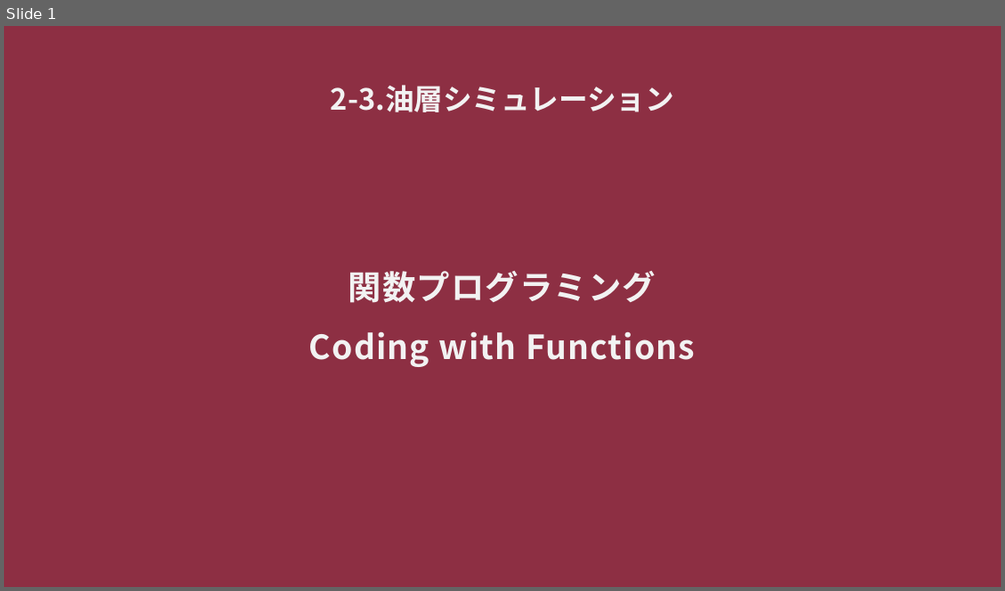
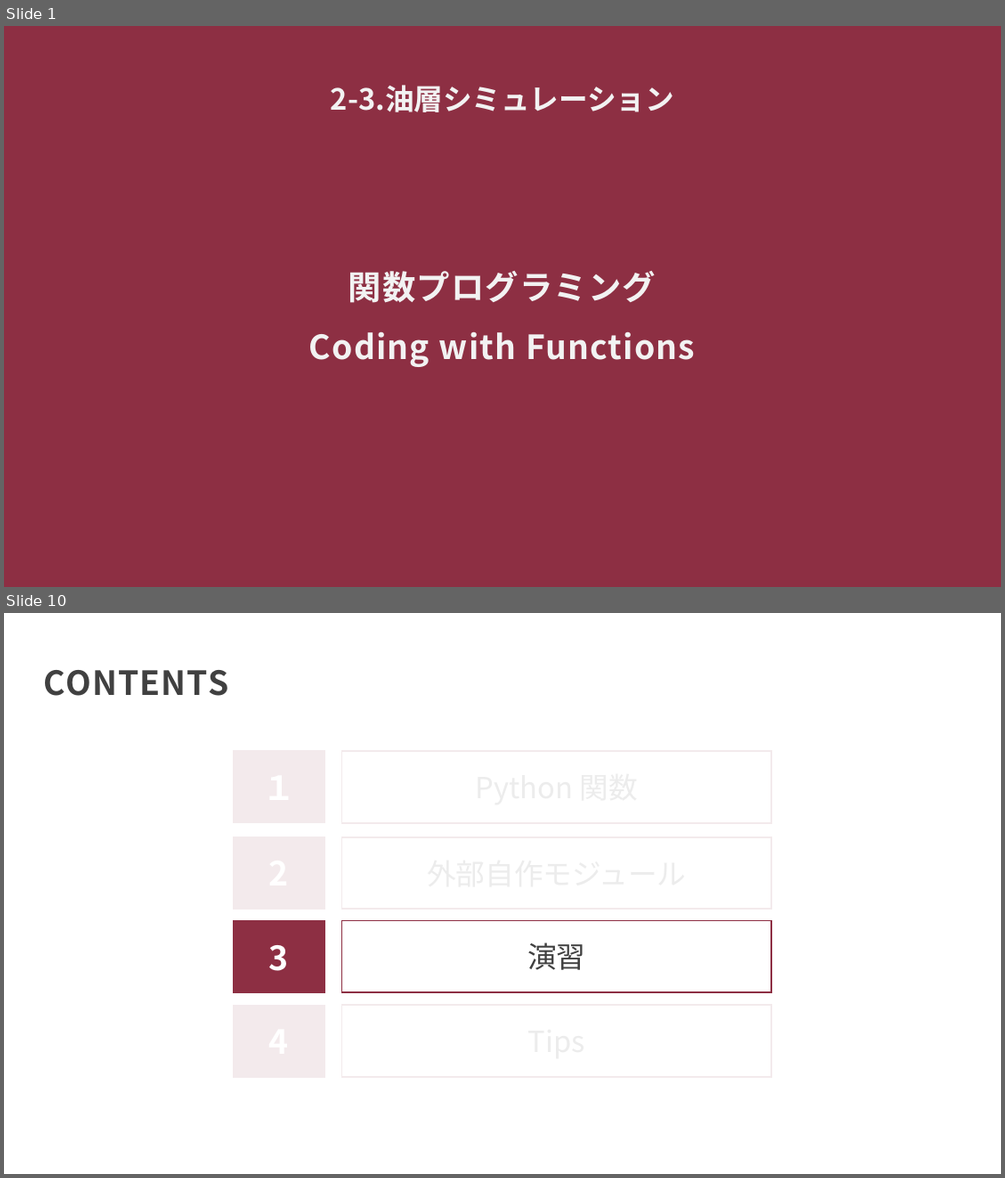
Before and after one commit to te288/intro_to_NA2022, a slide deck: Intro2ResSim/CodingWithFunctions.pptx. Shown one above the other, each under a label of ours: slide 1 before the commit, slides 1 and 10 after it; the slides between them are not shown. The pictures are 1005x591 and 1005x1178 pixels, drawn with LibreOffice and Linux fonts; fonts in the diff are those of the drawing. Boxes give left, top, right and bottom in pixels: in the first picture for what was removed or moved away, otherwise in the second. Text is boxed around its words. In the diff, an @@ line names an element or a change of style, - is before the commit and + after.

```diff
--- a/Intro2ResSim/CodingWithFunctions.pptx
+++ b/Intro2ResSim/CodingWithFunctions.pptx
@@ slide 10 added at [4,613,1001,1174], background #FFFFFF @@
@@ title added at [44,670,229,696], 32 pt, text #404040, bold @@
+CONTENTS
@@ rectangle added at [194,715,821,914], fill #FFFFFF at 90% opacity @@
@@ rectangle added at [222,1000,795,1096], fill #FFFFFF at 90% opacity @@
@@ group added at [234,751,771,1078]: 4 rectangles, 4 rounded rectangles @@
+3
+演習
```
Also in this commit, not shown: 1 slide changed, 10 other slides added, 1 slide removed, 14 other files.
